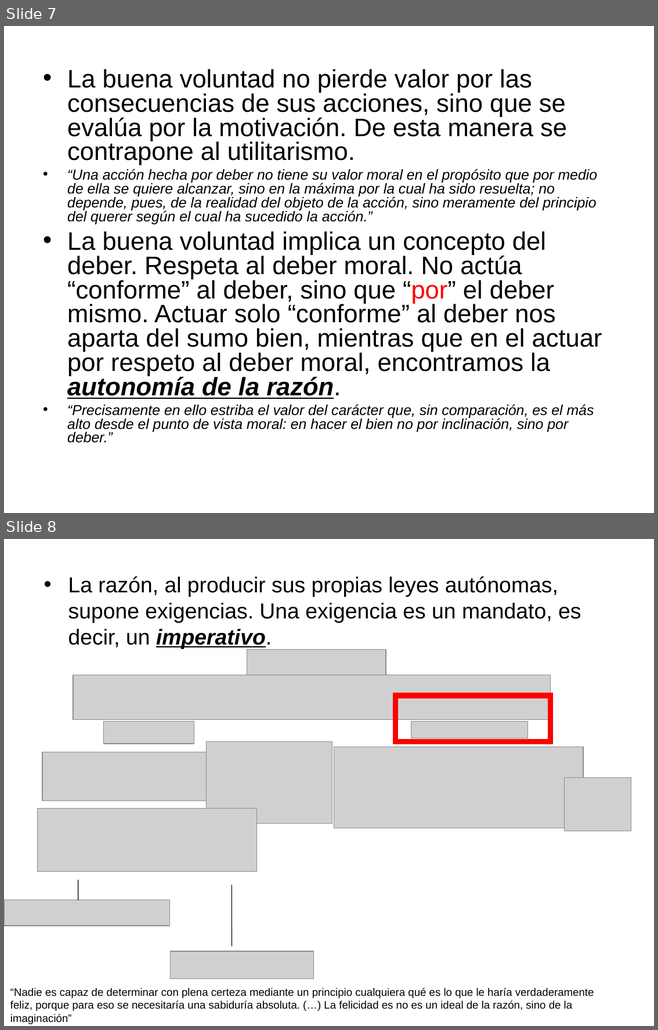
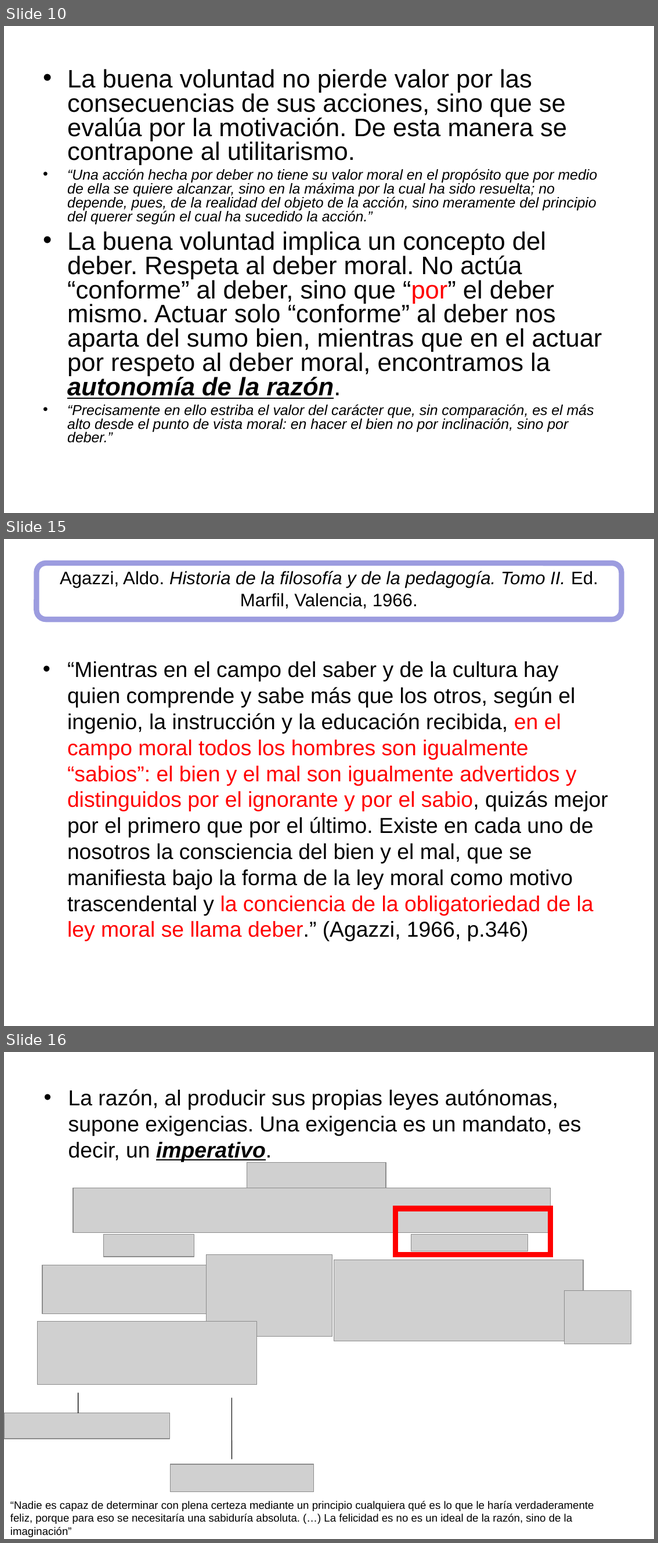
Before and after one commit to zaboltar/zaboltar.github.io, a slide deck: assets uarm/2023 1 UarmPCrit/kant fmc.ppt. Shown one above the other, each under a label of ours: slides 7 and 8 before the commit, slides 10, 15 and 16 after it; the slides between them are not shown. The pictures are 658x1030 and 658x1543 pixels, drawn with LibreOffice and Linux fonts; fonts in the diff are those of the drawing; grey boxes stand for pictures. Boxes give left, top, right and bottom in pixels: in the first picture for what was removed or moved away, otherwise in the second. Text is boxed around its words. In the diff, an @@ line names an element or a change of style, - is before the commit and + after.

```diff
--- a/assets uarm/2023 1 UarmPCrit/kant fmc.ppt
+++ b/assets uarm/2023 1 UarmPCrit/kant fmc.ppt
@@ slide 15 added at (x1=4, y1=539, x2=654, y2=1026), background #FFFFFF @@
@@ rounded rectangle added at (x1=36, y1=563, x2=621, y2=620), outline #9C9CDF 6.01 pt @@
@@ title added at (x1=60, y1=571, x2=598, y2=609), 20 pt, text #000000, italic @@
+Agazzi, Aldo. Historia de la filosofía y de la pedagogía. Tomo II. Ed. Marfil, Valencia, 1966.
@@ text added at (x1=67, y1=661, x2=607, y2=942), 24 pt, text #000000 @@
+• “Mientras en el campo del saber y de la cultura hay quien comprende y sabe más que los otros, según el ingenio, la instrucción y la educación recibida, en el campo moral todos los hombres son igualmente “sabios”: el bien y el mal son igualmente advertidos y distinguidos por el ignorante y por el sabio, quizás mejor por el primero que por el último. Existe en cada uno de nosotros la consciencia del bien y el mal, que se manifiesta bajo la forma de la ley moral como motivo trascendental y la conciencia de la obligatoriedad de la ley moral se llama deber.” (Agazzi, 1966, p.346)
@@ what was slide 7 is now slide 10 @@
@@ what was slide 8 is now slide 16 @@
```
Also in this commit, not shown: 6 slides changed, 22 other slides added, 6 other files.
